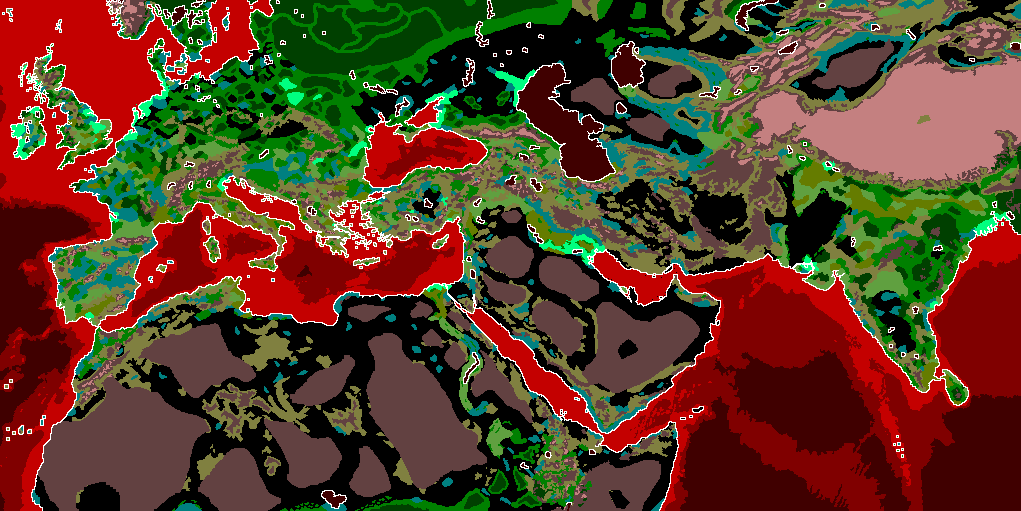
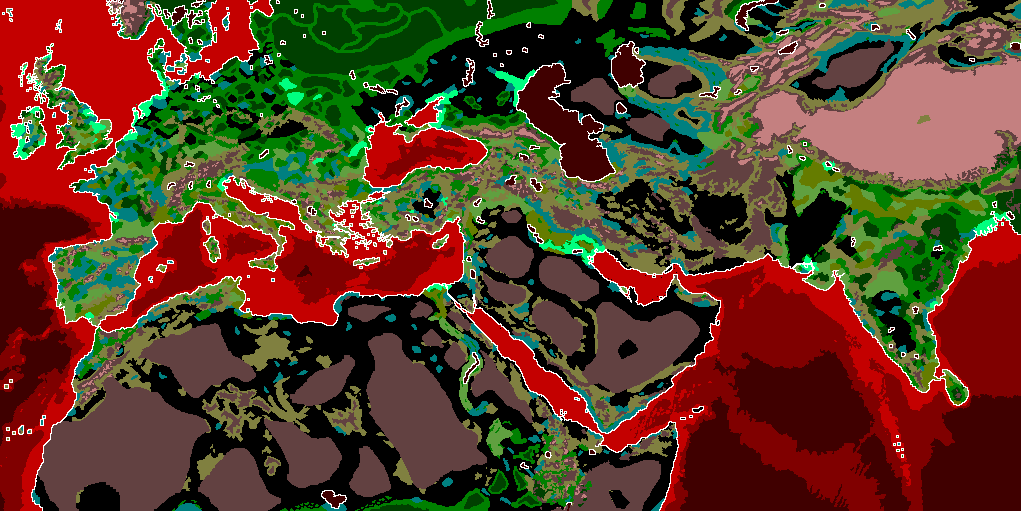
Before/after of a (1021, 511) layered artwork. What changed in the layer stack:
painted on "map_ground_types" over [494, 128, 515, 188]
